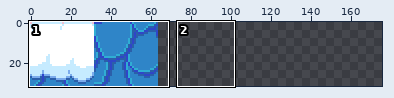
Sprite sheet, stored at www/res/groundSheet.png. The picture above shows the old version from afar; the outline marks the close-up.
Close-up. Before:
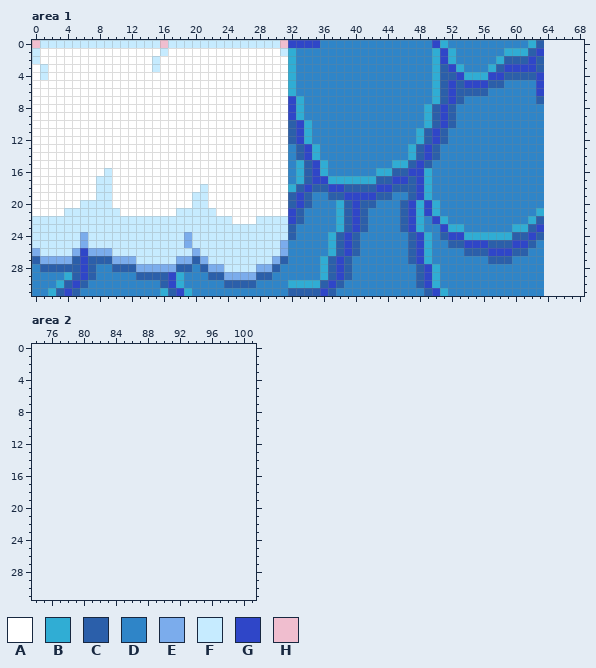
The file is 64x32 pixels. Shown: area 1: x 0..68, y 0..31; area 2: x 74..101, y 0..31. The old version is drawn lined up with the new one, on the new canvas. The wide view leaves out empty margins. The commit also changed other parts of the picture, which this record leaves out.
Palette (. is transparent): A #ffffff  B #30add4  C #2b5faa  D #2f85c8  E #7bacec  F #c6ebff  G #2f46c8  H #f0becf
Pixels before, area 1, first column x 0:
 0 HFFFFFFFFFFFFFFFHFFFFFFFFFFFFFFHGGGGDDDDDDDDDDDDDDGBDDDDDDDDDDBC
 1 FAAAAAAAAAAAAAAAFAAAAAAAAAAAAAAFBDDDDDDDDDDDDDDDDDBGBDDDDDDBBBCG
 2 FAAAAAAAAAAAAAAFAAAAAAAAAAAAAAAABDDDDDDDDDDDDDDDDDBGBDDDDDBCCCGC
 3 AFAAAAAAAAAAAAAFAAAAAAAAAAAAAAAABDDDDDDDDDDDDDDDDDBCGBDDDBCGGGGC
 4 AFAAAAAAAAAAAAAAAAAAAAAAAAAAAAAABDDDDDDDDDDDDDDDDDBCCGBBBGGCCCCG
 5 AAAAAAAAAAAAAAAAAAAAAAAAAAAAAAAABDDDDDDDDDDDDDDDDDBCGCGGGCCDDDDG
 6 AAAAAAAAAAAAAAAAAAAAAAAAAAAAAAAABDDDDDDDDDDDDDDDDDBCGCCCCDDDDDDG
 7 AAAAAAAAAAAAAAAAAAAAAAAAAAAAAAAAGBDDDDDDDDDDDDDDDDBCGCDDDDDDDDDC
 8 AAAAAAAAAAAAAAAAAAAAAAAAAAAAAAAAGBDDDDDDDDDDDDDDDBCGCDDDDDDDDDDD
 9 AAAAAAAAAAAAAAAAAAAAAAAAAAAAAAAAGBDDDDDDDDDDDDDDDBCGCDDDDDDDDDDD
10 AAAAAAAAAAAAAAAAAAAAAAAAAAAAAAAACGBDDDDDDDDDDDDDDBCGCDDDDDDDDDDD
11 AAAAAAAAAAAAAAAAAAAAAAAAAAAAAAAACGBDDDDDDDDDDDDDBCGCDDDDDDDDDDDD
12 AAAAAAAAAAAAAAAAAAAAAAAAAAAAAAAACGBDDDDDDDDDDDDDBCGCDDDDDDDDDDDD
13 AAAAAAAAAAAAAAAAAAAAAAAAAAAAAAAADCGBDDDDDDDDDDDBCGCDDDDDDDDDDDDD
14 AAAAAAAAAAAAAAAAAAAAAAAAAAAAAAAADCGBDDDDDDDDDDDBCGCDDDDDDDDDDDDD
15 AAAAAAAAAAAAAAAAAAAAAAAAAAAAAAAADBCGBDDDDDDDDBBCGCDDDDDDDDDDDDDD
16 AAAAAAAAAFAAAAAAAAAAAAAAAAAAAAAADBCGBDDDDDDBBCCGGBDDDDDDDDDDDDDD
17 AAAAAAAAFFAAAAAAAAAAAAAAAAAAAAAADBCGGBBBBBBCCGGCGBDDDDDDDDDDDDDD
18 AAAAAAAAFFAAAAAAAAAAAFAAAAAAAAAABCGCCGGCCCCGGCCCGBDDDDDDDDDDDDDD
19 AAAAAAAAFFAAAAAAAAAAFFAAAAAAAAAACGCDDCCGGGGCCDDCGBDDDDDDDDDDDDDD
20 AAAAAAFFFFAAAAAAAAAAFFAAAAAAAAAACGCDDDBCGCCDDDCGBGBDDDDDDDDDDDDD
21 AAAAFFFFFFFAAAAAAAFFFFFAAAAAAAAAGCDDDDBCGCDDDDCGBGBDDDDDDDDDDDDB
22 FFFFFFFFFFFFFFFFFFFFFFFFFAAAFFFFGCDDDDBCGCDDDDCGBDGBDDDDDDDDDDBC
23 FFFFFFFFFFFFFFFFFFFFFFFFFFFFFFFFCDDDDDBCGCDDDDCGBDDGBBDDDDDDBBCG
24 FFFFFFEFFFFFFFFFFFFEFFFFFFFFFFFFCDDDDBCGCDDDDDDCGBDCGGBBBBBBCCGC
25 FFFFFFEFFFFFFFFFFFFEFFFFFFFFFFFEDDDDDBCGCDDDDDDCGBDDCCGGGCCCGGCD
26 EFFFFEGEEEFFFFFFFFFFEFFFFFFFFFFEDDDDDBCGCDDDDDDCGBDDDDCCCGGGCCDD
27 CEEEECGCCCEEEFFFFFEECEFFFFFFFFECDDDDBCGCDDDDDDDCGBDDDDDDDCCCDDDD
28 DCCCCCGCDDCCCEEEEECCDCEEFFFFEECDDDDDBCGCDDDDDDDDCGBDDDDDDDDDDDDD
29 DDDDBCGCDDDDDCCCCGBDDDCCEEEECCDDDDDDBCGCDDDDDDDDCGBDDDDDDDDDDDDD
30 DDDBCGCDDDDDDDDDCGBDDDDDCCCCDDDDBBBBCGCDDDDDDDDDCGBDDDDDDDDDDDDD
31 DDBCGCDDDDDDDDDDBCGBDDDDDDDDDDDDCCCCGCDDDDDDDDDDDCGBDDDDDDDDDDDD
Once edited:
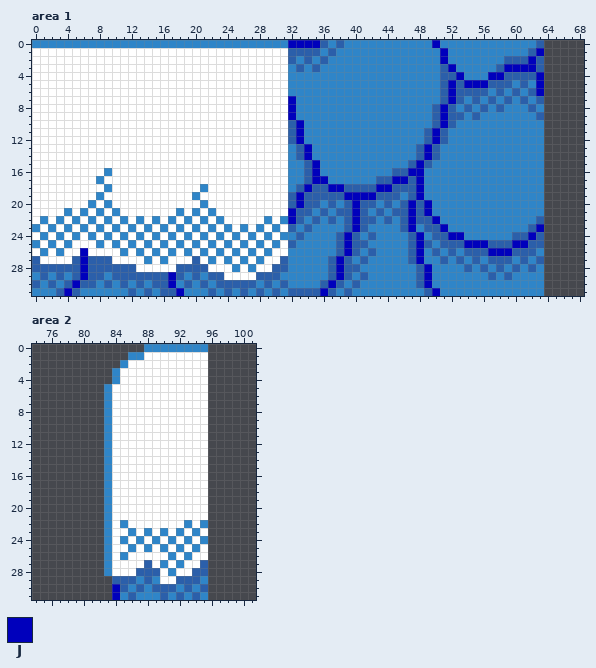
Colours new in this view: J #0000bc
Changes in this commit:
canvas 64x32 -> 192x32
Changed rows in their new state; - is an unchanged pixel.
Area 1:
first column x 0:
 0 DDDDDDDDDDDDDDDDDDDDDDDDDDDDDDDDJJJJC-C-----------JD----------D-
 1 A---------------A--------------ACCCC-C------------DJD------DDD-J
 2 A--------------A----------------C-C-C-------------DJD-----D---J-
 3 -A-------------A----------------DC-C--------------D-JD---D-JJJJ-
 4 -A------------------------------D-----------------D--JDDDJJ----J
 5 --------------------------------D-----------------D-J-JJJ--C-C-J
 6 --------------------------------D-----------------D-J-----C-C-CJ
 7 --------------------------------JD----------------D-J--C-C-C-C--
 8 --------------------------------JD---------------D-J--C-C-C---C-
 9 --------------------------------JD---------------D-J-C-C-------C
10 ---------------------------------JD--------------D-J------------
11 ---------------------------------JD-------------D-J-------------
12 ---------------------------------JD-------------D-J-------------
13 ----------------------------------JD-----------D-J--------------
14 ----------------------------------JD-----------D-J--------------
15 ---------------------------------D-JD--------DD-J---------------
16 ---------D-----------------------D-JD------DD--JJD--------------
17 --------DA-----------------------D-JJDDDDDD--JJ-JD--------------
18 --------AD-----------D----------D-J--JJ----JJ---JD--------------
19 --------DA----------DA-----------J-CC--JJJJ--C--JD--------------
20 ------ADAD----------AD-----------J-C-CD-J---C--JCJD-------------
21 ----DADADAD-------DADAD---------J-C-C-C-J--C-C-JCJD------------D
22 ADADADADADADADADADADADADA---ADADJ--C-CD-J-C-C--JCCJD----------D-
23 DADADADADADADADADADADADADADADADA--C---D-J------JDCCJDD------DD-J
24 ADADADADADADADADADADADADADADADADDC---D-J--C-----JDC-JJDDDDDD--J-
25 DADADAAADADADADADADADADADADADADAC----D-J-C------JC-C--JJJ---JJ-C
26 ADADAAJAAAADADADADADADADADADADAA-----D-J--C-----JDC-C----JJJ--C-
27 -AAAA-J---AAAADADAAA-ADADADADAA-----D-J--C------JD-C-C-C-----C-C
28 C-----J-CC---AAAAA--C-AAADADAA-C----D-J-C--------JD---C-C-C-C-C-
29 -C-CD-J-C-CCC----JC-C---AAAA--C-----D-J--C-------JD------C-C----
30 C-CD-J-C-C-C-C-C-JDC-C-C-----C-CDDDD-J--C--------JD-------------
31 --D-J-------C-C-C-JD--C-C-C-C-C-----J--C----------JD------------
Area 2:
first column x 83:
 0 -----DDDDDDDD
 1 ---DDAAAAAAAA
 2 --DAAAAAAAAAA
 3 -DAAAAAAAAAAA
 4 -DAAAAAAAAAAA
 5 DAAAAAAAAAAAA
 6 DAAAAAAAAAAAA
 7 DAAAAAAAAAAAA
 8 DAAAAAAAAAAAA
 9 DAAAAAAAAAAAA
10 DAAAAAAAAAAAA
11 DAAAAAAAAAAAA
12 DAAAAAAAAAAAA
13 DAAAAAAAAAAAA
14 DAAAAAAAAAAAA
15 DAAAAAAAAAAAA
16 DAAAAAAAAAAAA
17 DAAAAAAAAAAAA
18 DAAAAAAAAAAAA
19 DAAAAAAAAAAAA
20 DAAAAAAAAAAAA
21 DAAAAAAAAAAAA
22 DADAAAAAAADAD
23 DAADADADADADA
24 DADADADADADAD
25 DAADADADADADA
26 DADAAAAADADAA
27 DAAAACADADAAC
28 DAAACCCADAACC
29 -CCCDCDAACCCD
30 -JCDCDCCCDCDC
31 -JDCDDDCDCDCD
Boxes around the changes in both close-ups, in picture pixels (x1, y1, x2, y2):
changed: (32, 40, 544, 296)
added: (104, 344, 208, 600)
